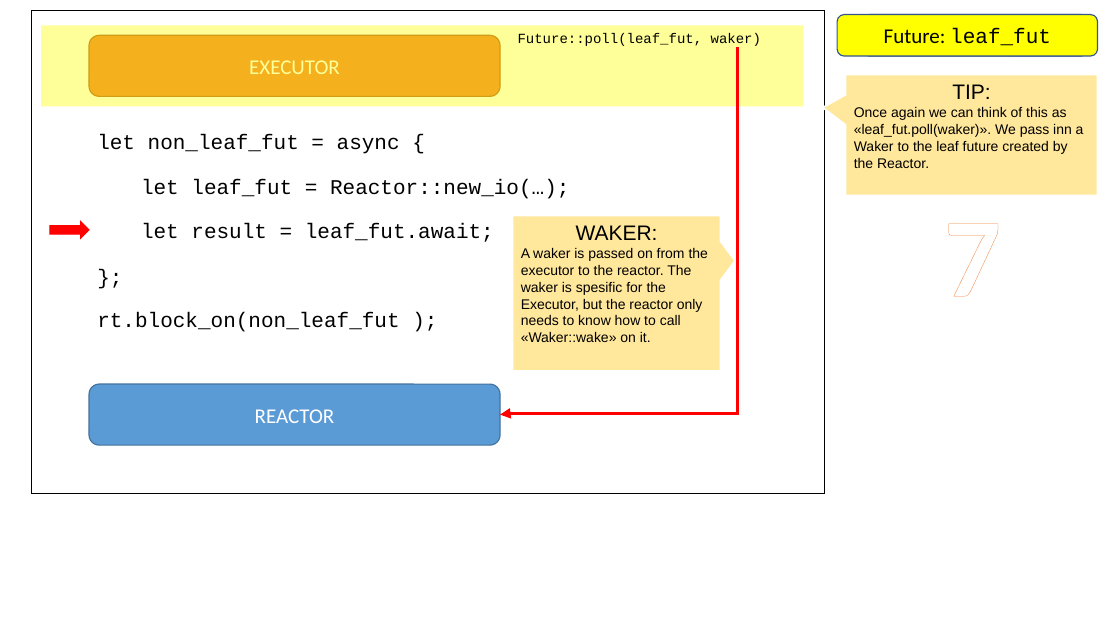
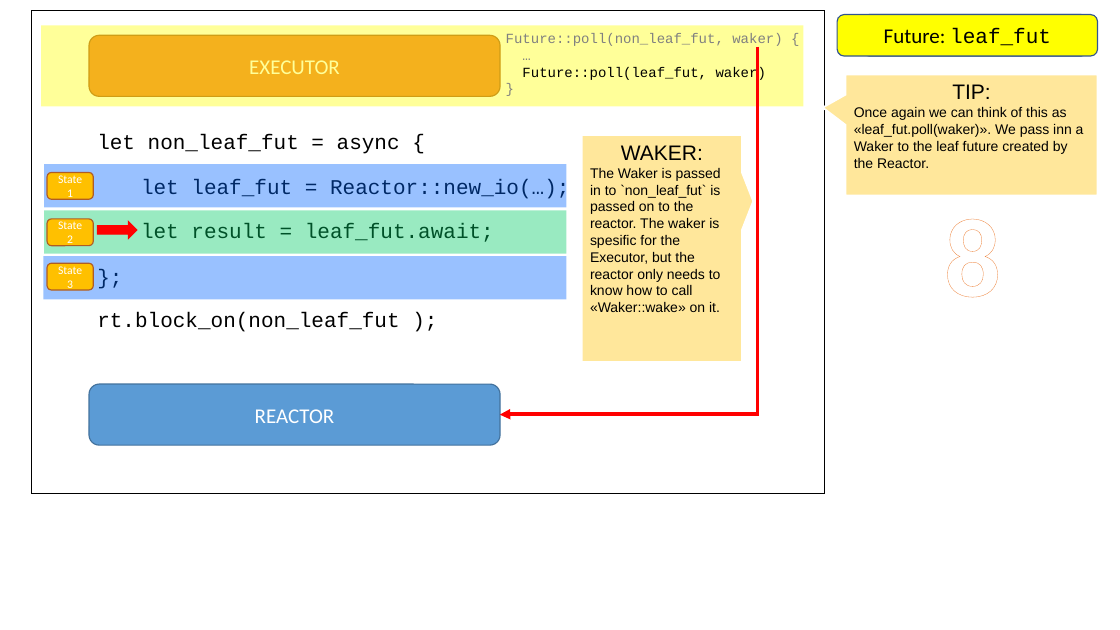
Before and after one commit to pedromfedricci/books-futures-explained, a slide deck: slide 9 of resources/futures_animation.pptx (slide 8 before the commit). Drawn at 1120x630 pixels with LibreOffice and Linux fonts; fonts in the diff are those of the drawing. Boxes give left, top, right and bottom in pixels: in the first picture for what was removed or moved away, otherwise in the second. Text is boxed around its words. In the diff, an @@ line names an element or a change of style, - is before the commit and + after.

```diff
--- a/resources/futures_animation.pptx
+++ b/resources/futures_animation.pptx
@@ text at [506,33,782,81]: paragraph added @@
+}
@@ text "Future::poll(non_leaf_fut, waker) {": place and size @@
-text "Future::poll(non_leaf_fut, waker) {" at [518,33,761,48]
+text "Future::poll(non_leaf_fut, waker) {" at [506,33,782,81]
@@ elbow arrow moved from (738, 47) - (500, 415) to (758, 46) - (500, 415) @@
@@ text at [506,33,782,48]: paragraphs added @@
+Future::poll(non_leaf_fut, waker) {
+…
@@ speech box "WAKER:": place and size @@
-speech box "WAKER:" at [513,216,721,371]
+speech box "WAKER:" at [582,135,743,362]
@@ rectangle added at [45,164,567,208], fill #0066FF at 40% opacity @@
@@ rounded rectangle added at [47,172,93,199], fill #FFC000, outline #AF5C24 1 pt, 10 pt, text #FFFFFF @@
+State 1
@@ 3 rectangles: place and size @@
-3 rectangles at [97,179,569,332]
+3 rectangles at [89,170,666,336]
@@ text in speech box at [590,168,721,312]: text changed @@
-A waker is passed on from the executor to the reactor. The waker is spesific for the Executor, but the reactor only needs to know how to call «Waker::wake» on it.
+The Waker is passed in to `non_leaf_fut` is passed on to the reactor. The waker is spesific for the Executor, but the reactor only needs to know how to call «Waker::wake» on it.
@@ rectangle added at [45,210,567,254], fill #00CC66 at 40% opacity @@
@@ rounded rectangle added at [47,219,93,246], fill #FFC000, outline #AF5C24 1 pt, 10 pt, text #FFFFFF @@
+State 2
@@ right arrow: place and size @@
-right arrow at [50,222,89,239]
+right arrow at [97,222,137,239]
@@ text at [944,219,1001,298]: text changed @@
-7
+8
@@ rectangle added at [44,256,566,300], fill #0066FF at 40% opacity @@
@@ rounded rectangle added at [47,263,93,290], fill #FFC000, outline #AF5C24 1 pt, 10 pt, text #FFFFFF @@
+State 3
```
Also in this commit, not shown: 14 other slides changed, 2 slides added, 25 other files.
